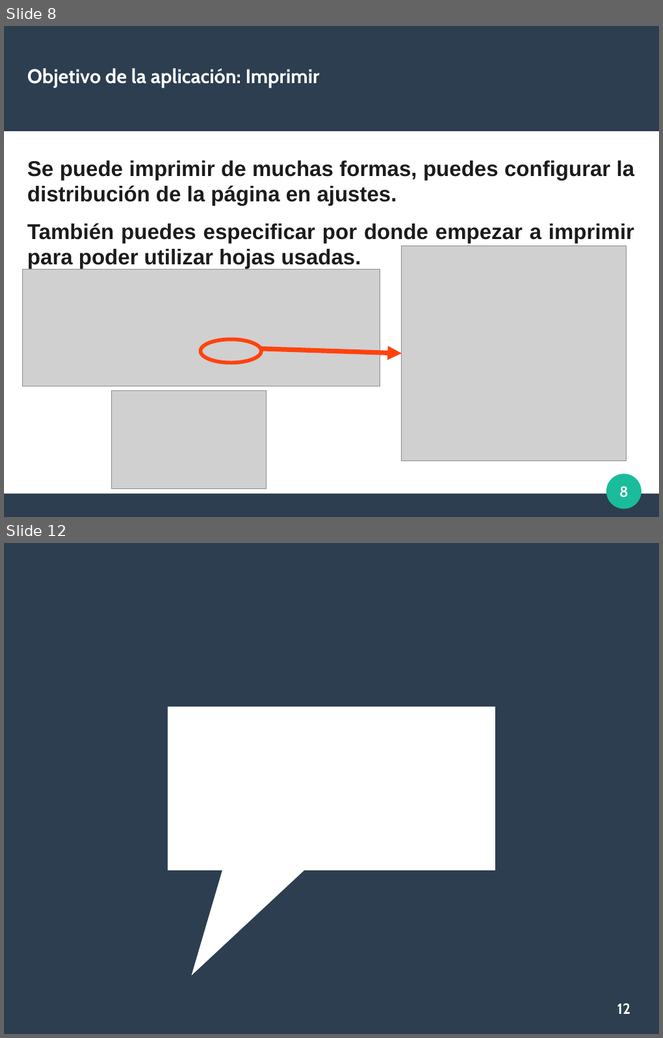
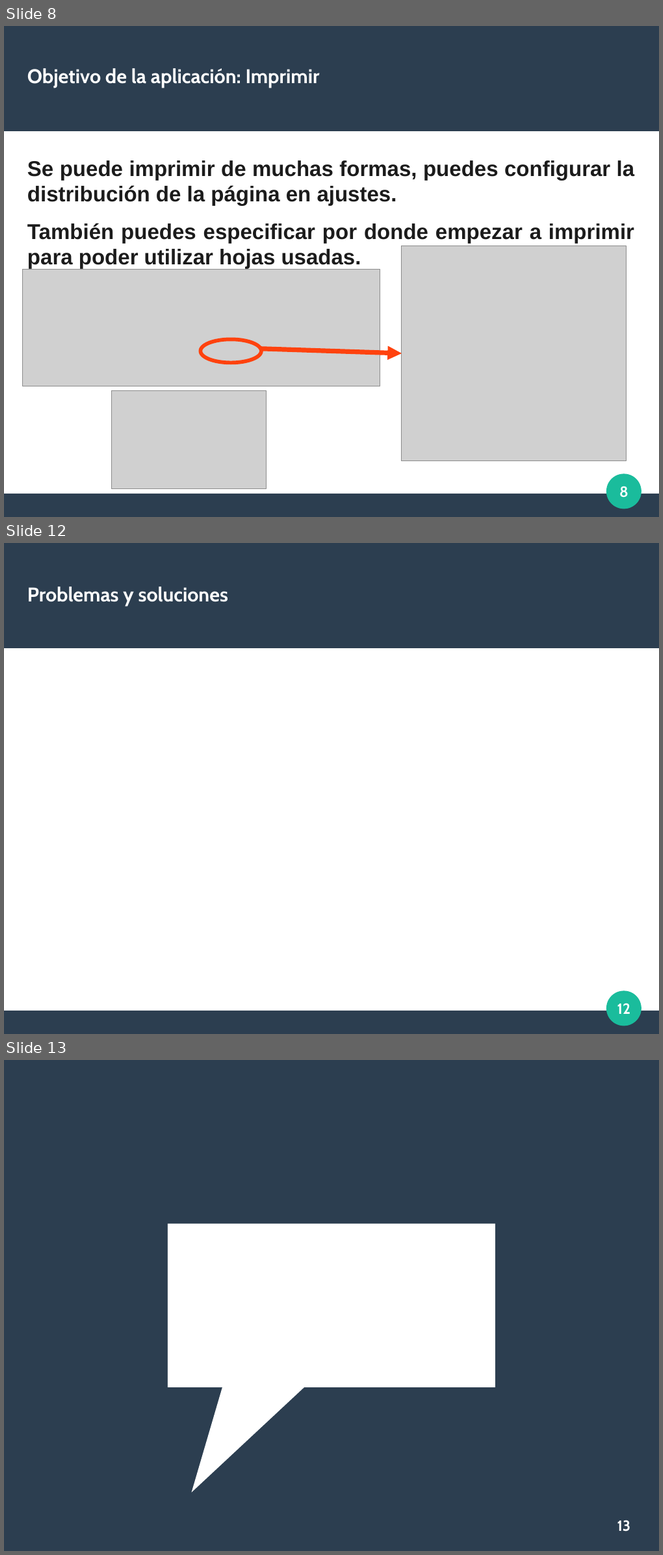
Before and after one commit to sharco-code/Red-Libros, a slide deck: Documentacion/presentacion.odp. Shown one above the other, each under a label of ours: slides 8 and 12 before the commit, slides 8, 12 and 13 after it; the slides between them are not shown. The pictures are 663x1038 and 663x1555 pixels, drawn with LibreOffice and Linux fonts; fonts in the diff are those of the drawing; grey boxes stand for pictures. Boxes give left, top, right and bottom in pixels: in the first picture for what was removed or moved away, otherwise in the second. Text is boxed around its words. In the diff, an @@ line names an element or a change of style, - is before the commit and + after.

```diff
--- a/Documentacion/presentacion.odp
+++ b/Documentacion/presentacion.odp
@@ slide 12 added at (x1=4, y1=543, x2=659, y2=1034), background #FFFFFF; not listed: 3 template elements that a slide beside it also shows @@
@@ title added at (x1=27, y1=587, x2=228, y2=606), 24 pt, text #FFFFFF, bold @@
+Problemas y soluciones
@@ page number added at (x1=618, y1=1003, x2=631, y2=1014), 18 pt, text #FFFFFF, bold @@
+12
@@ what was slide 12 is now slide 13 @@
@@ page number at (x1=618, y1=1520, x2=631, y2=1532): text changed @@
-12
+13
```
Also in this commit, not shown: 2 slides changed, 2 other slides added, 2 slides removed, 2 other files.
